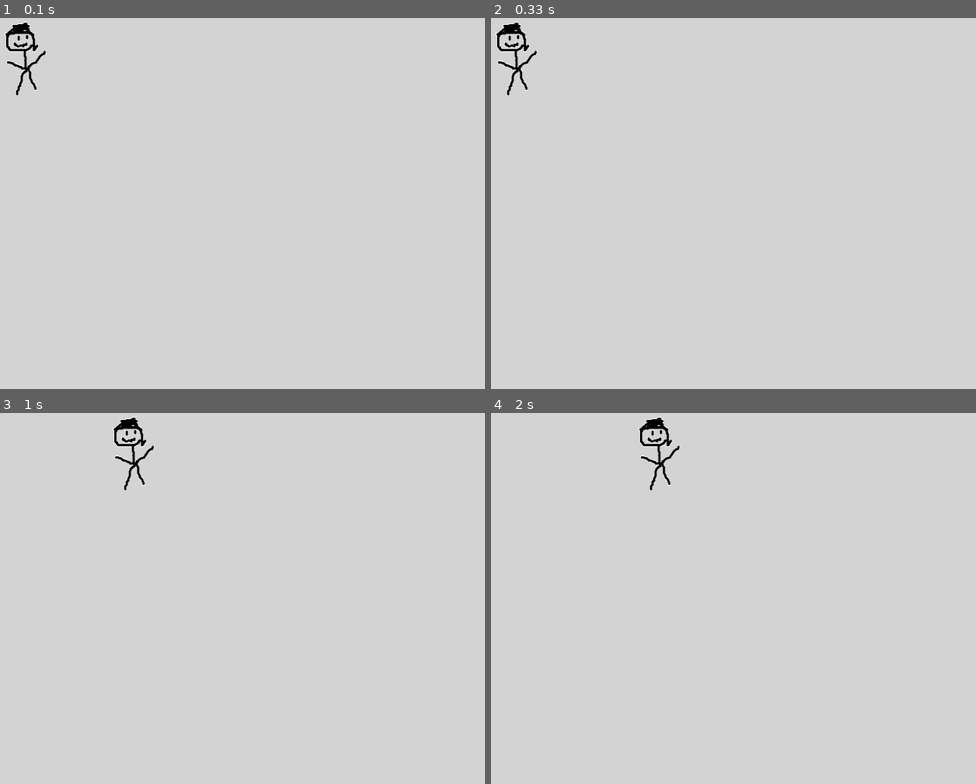
Above: before the commit, frames 1-4 (two rows, left to right).
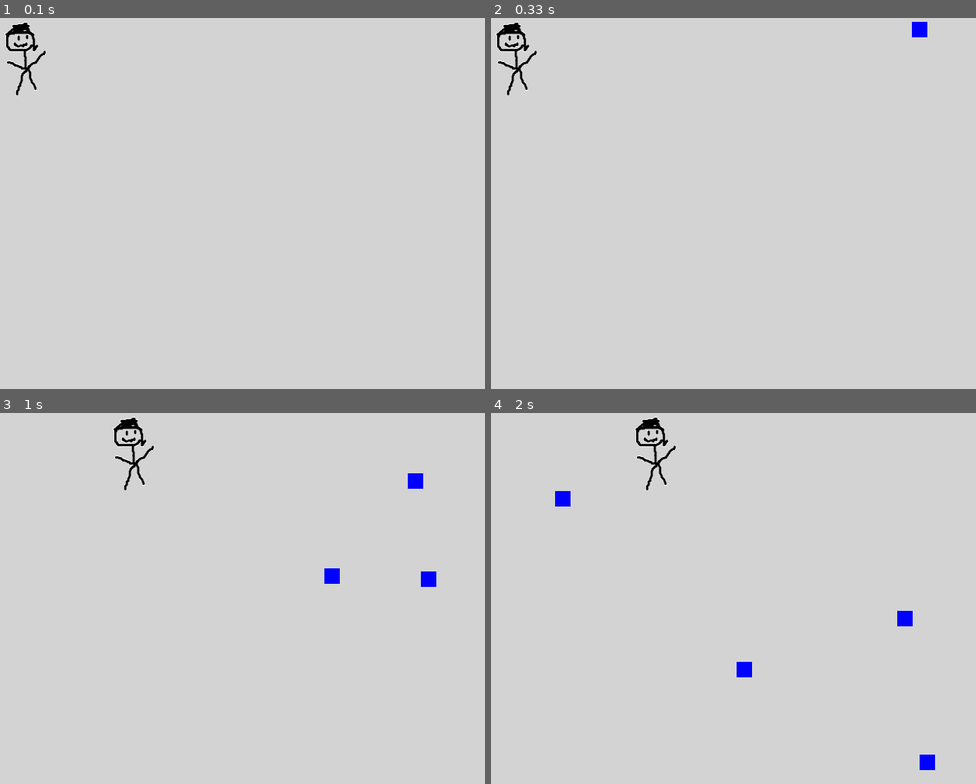
Above: after the commit, the same moments.

Repository: EnragedBread/how_to_pygame
Game: pygame game, started from main.py
The game is run twice, just before and just after one commit, with the same random seed, the same clock (stepped at 60 frames per second) and the same inputs.
Inputs:
- Up to frame 1 (0.1 s): no input
- Up to frame 2 (0.33 s): no input
- Up to frame 3 (1 s): hold D 0.33-0.8 s; hold W from 0.83 s (still down)
- Up to frame 4 (2 s): release W at 1.13 s; hold D 1.17-1.63 s; hold A from 1.67 s (still down)

Frame 1 is identical in both runs. In frame 2, 0.1% of the frame differs, in the area x 86-90%, y 1-6%; in frame 3, 0.4%; in frame 4, 1.2%, in the area x 13-92%, y 1-97%.

Commit message:
add enemies to dodge

Diff:
--- a/main.py
+++ b/main.py
@@ -1,15 +1,40 @@
+import random
+
 import pygame
 from pygame.locals import K_ESCAPE, KEYDOWN, QUIT, K_w, K_s, K_a, K_d, RLEACCEL
 
 SCREEN_WIDTH = 640
 SCREEN_HEIGHT = 480
 
+class Enemy(pygame.sprite.Sprite):
+    def __init__(self):
+        super().__init__()
+
+        self.surf = pygame.Surface((20,20))
+        self.color = pygame.Color('blue')
+        self.surf.fill(self.color)
+        self.rect = self.surf.get_rect(
+            center = (
+                random.randint(0, SCREEN_WIDTH),
+                random.randint(-40, -10)
+            )
+        )
+        self.speed = random.randint(5, 10)
+
+    def render(self, screen):
+        screen.blit(self.surf, self.rect)
+
+    def update(self):
+        self.rect.move_ip(0, self.speed)
+        if self.rect.top > SCREEN_HEIGHT:
+            self.kill()
+
 class Player():
     def __init__(self):
         self.surf = pygame.image.load('player_1.png')
         self.surf.set_colorkey(pygame.Color('white'), RLEACCEL)
         #use for custom no transparent background image
-        #self.surf =  pygame.image.load('yourimagehere.png').convert()
+        #self.surf = pygame.image.load('yourimagehere.png').convert()
         self.rect = self.surf.get_rect()
         self.speed = 5
 
@@ -43,7 +68,11 @@
 screen.fill(pygame.Color('lightgrey'))
 clock = pygame.time.Clock()
 
+ADDENEMY = pygame.USEREVENT + 1
+pygame.time.set_timer(ADDENEMY, 250)
+
 player = Player()
+enemies = pygame.sprite.Group()
 
 running = True
 while running:
@@ -52,9 +81,18 @@
             running = False
         elif event.type == KEYDOWN and event.key == K_ESCAPE:
             running = False
+        elif event.type == ADDENEMY:
+            new_enemy = Enemy()
+            enemies.add(new_enemy)
     pressed_keys = pygame.key.get_pressed()
+
     player.update(pressed_keys)
-    clock.tick(60)
+    enemies.update()
+
     screen.fill(pygame.Color('lightgrey'))
     player.render(screen)
+    for enemy in enemies:
+        enemy.render(screen)
     pygame.display.flip()
+
+    clock.tick(60)
